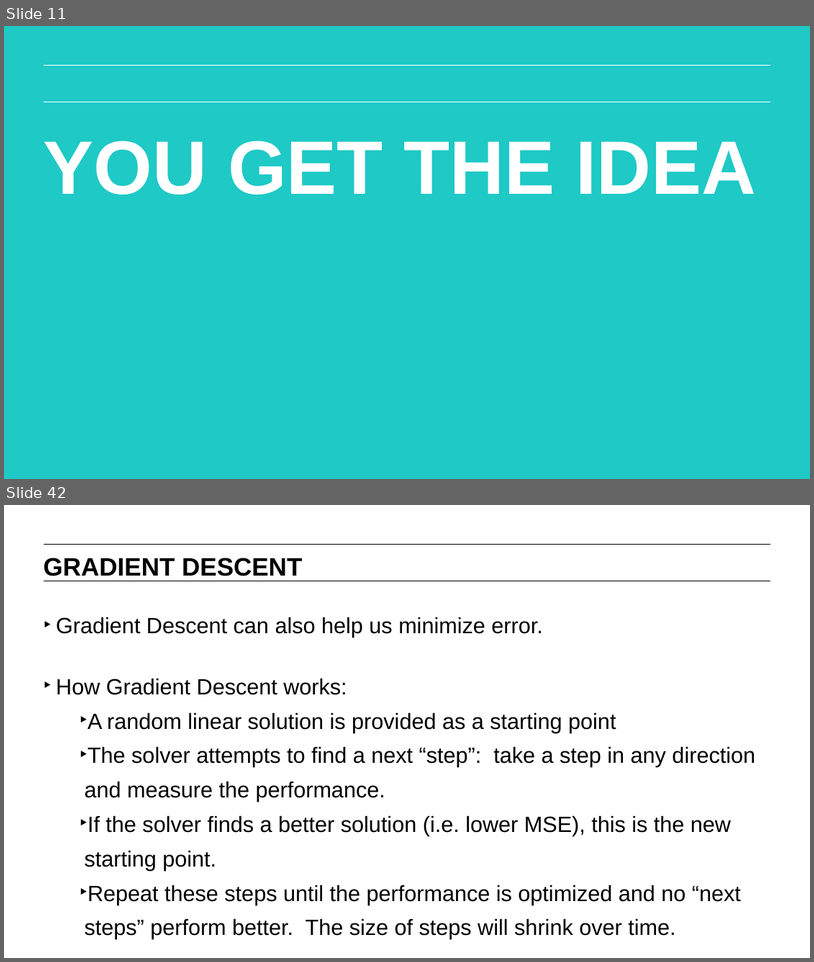
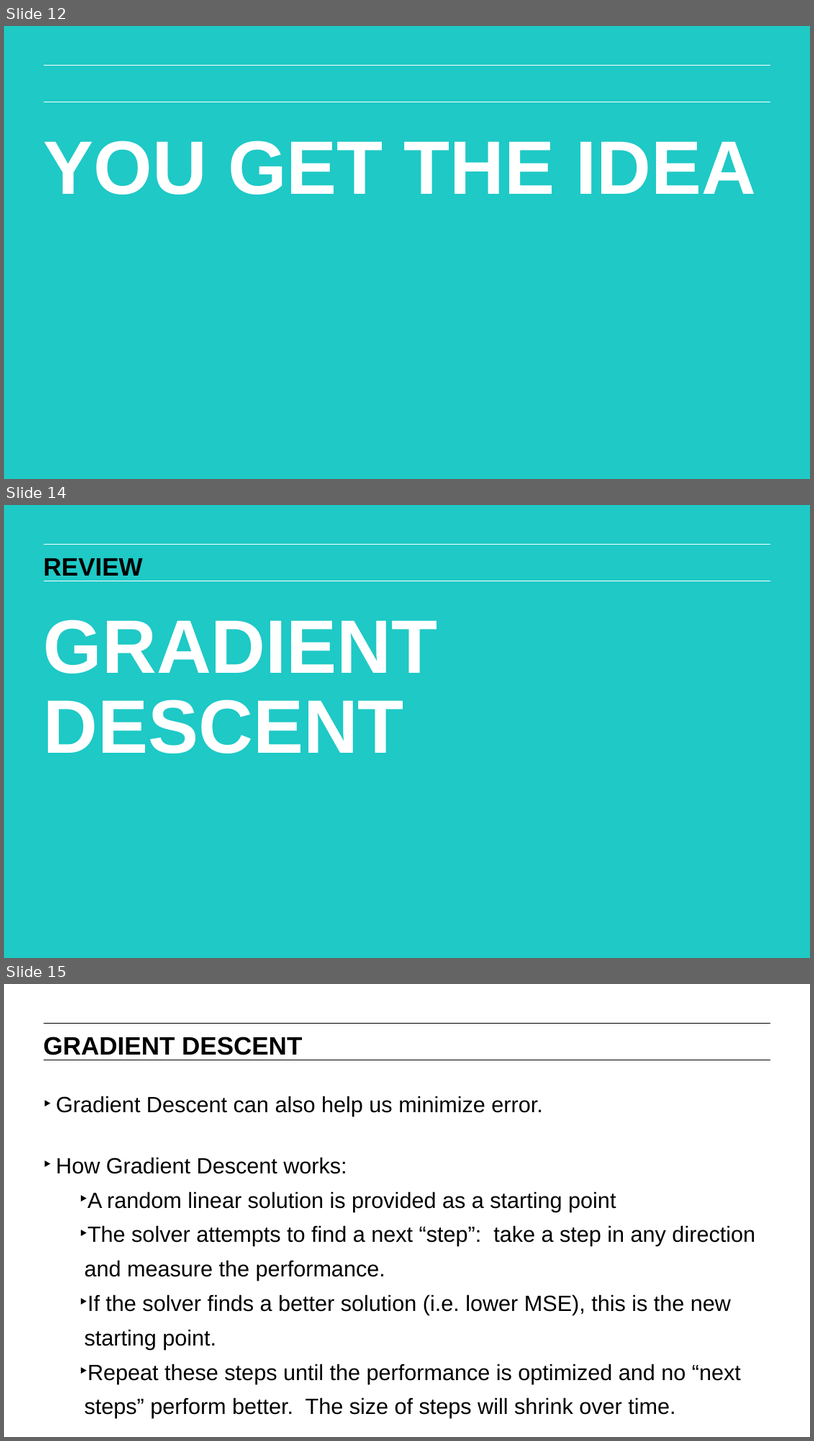
Before and after one commit to matanefron/data-sets, a slide deck: lessons/lesson-7/07-evaluating-model-fit_redux.pptx. Shown one above the other, each under a label of ours: slides 11 and 42 before the commit, slides 12, 14 and 15 after it; the slides between them are not shown. The pictures are 814x962 and 814x1441 pixels, drawn with LibreOffice and Linux fonts; fonts in the diff are those of the drawing. Boxes give left, top, right and bottom in pixels: in the first picture for what was removed or moved away, otherwise in the second. Text is boxed around its words. In the diff, an @@ line names an element or a change of style, - is before the commit and + after.

```diff
--- a/lessons/lesson-7/07-evaluating-model-fit_redux.pptx
+++ b/lessons/lesson-7/07-evaluating-model-fit_redux.pptx
@@ slide 14 added at [4,505,810,958], background #1EC9C6; not listed: 4 template elements that a slide beside it also shows @@
@@ text added at [44,558,143,576], 32 pt, text #000000, bold @@
+REVIEW
@@ text added at [44,619,438,753], 96 pt, text #FFFFFF, bold @@
+GRADIENT DESCENT
@@ what was slide 11 is now slide 12 @@
@@ what was slide 42 is now slide 15 @@
```
Also in this commit, not shown: 1 slide changed, 8 other slides added, 1 slide removed, 3 other files.
